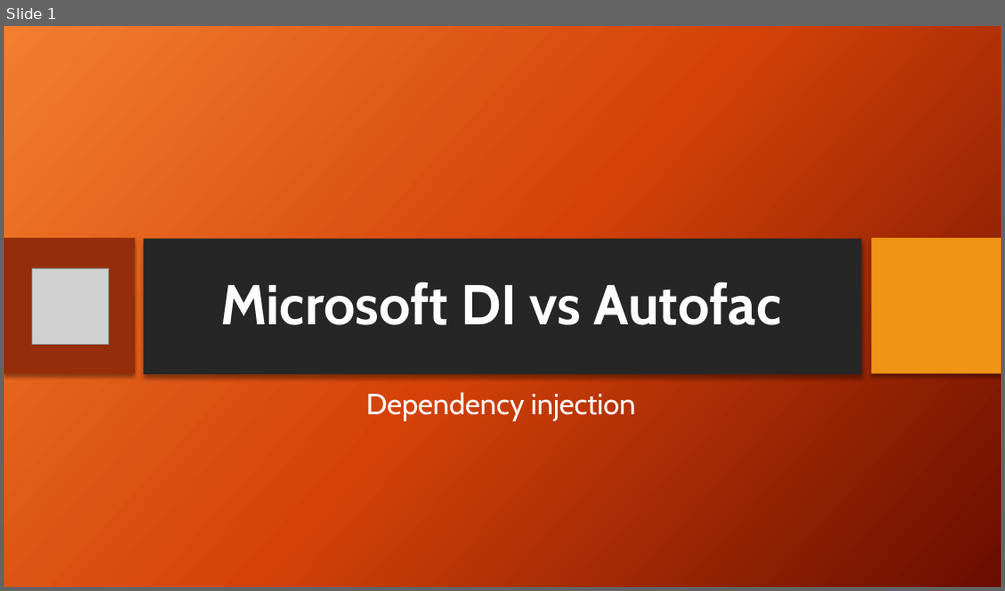
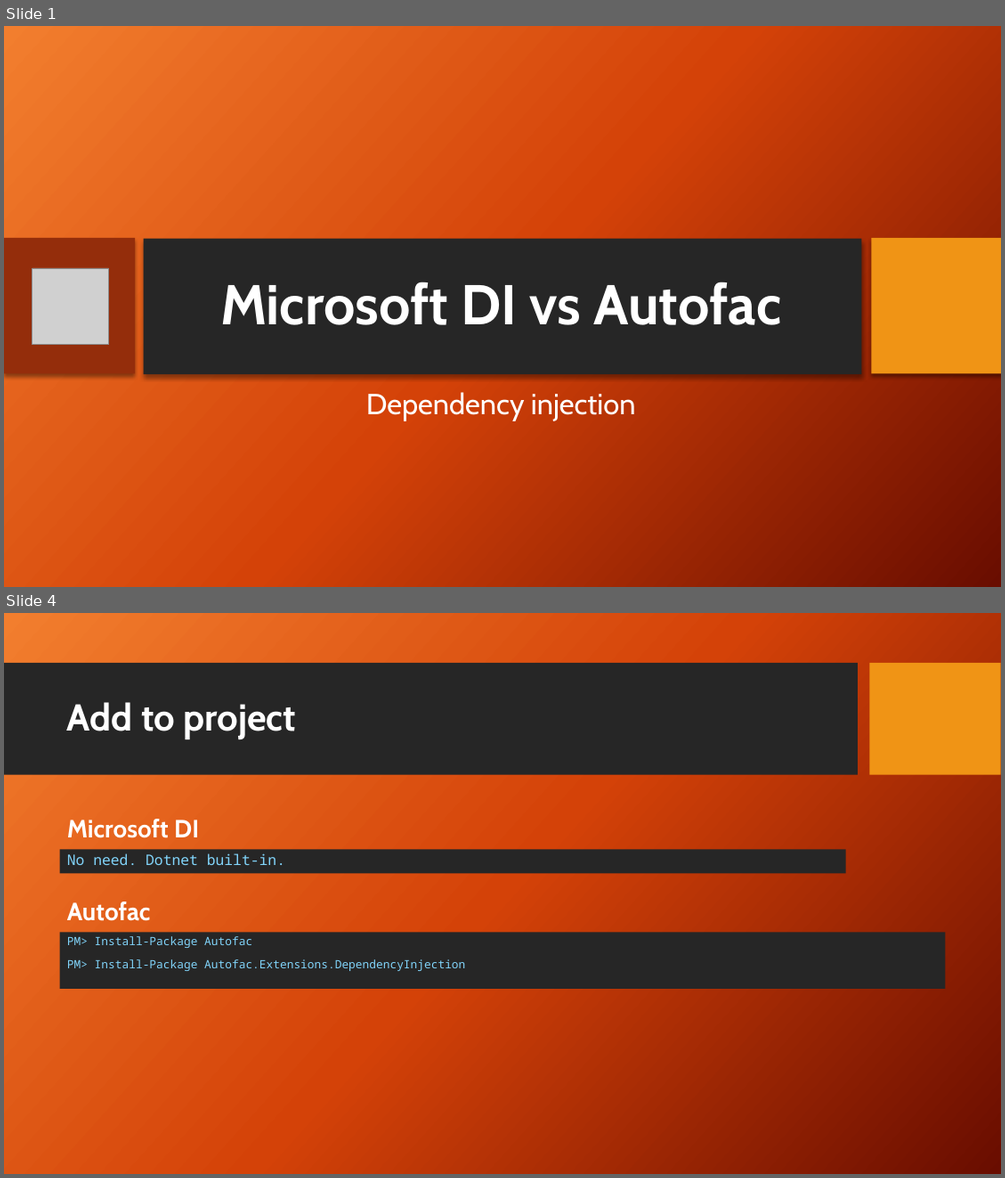
Before and after one commit to mohashan/MicrosoftDI_vs_Autofac, a slide deck: Microsoft DI vs Autofac.pptx. Shown one above the other, each under a label of ours: slide 1 before the commit, slides 1 and 4 after it; the slides between them are not shown. The pictures are 1005x591 and 1005x1178 pixels, drawn with LibreOffice and Linux fonts; fonts in the diff are those of the drawing; grey boxes stand for pictures; background and template pictures are left out. Boxes give left, top, right and bottom in pixels: in the first picture for what was removed or moved away, otherwise in the second. Text is boxed around its words. In the diff, an @@ line names an element or a change of style, - is before the commit and + after.

```diff
--- a/Microsoft DI vs Autofac.pptx
+++ b/Microsoft DI vs Autofac.pptx
@@ slide 4 added at bbox=[4, 613, 1001, 1174], background picture (left out) @@
@@ rectangle added at bbox=[4, 663, 858, 775], fill #262626 @@
@@ rectangle added at bbox=[870, 663, 1001, 775], fill #F09415 @@
@@ title added at bbox=[67, 702, 297, 739], 36 pt, text #FFFFFF, bold @@
+Add to project
@@ text added at bbox=[67, 819, 199, 838], 24 pt, text #FFFFFF, bold @@
+Microsoft DI
@@ text added at bbox=[59, 850, 845, 873], fill #262626, 14 pt, text #81D4FA @@
+No need. Dotnet built-in.
@@ text added at bbox=[67, 901, 151, 921], 24 pt, text #FFFFFF, bold @@
+Autofac
@@ rectangle added at bbox=[59, 933, 946, 989], fill #262626, 11 pt, text #81D4FA @@
+PM> Install-Package Autofac
+PM> Install-Package Autofac.Extensions.DependencyInjection
```
Also in this commit, not shown: 2 slides changed, 10 other slides added, 10 slides removed, 3 other files.
